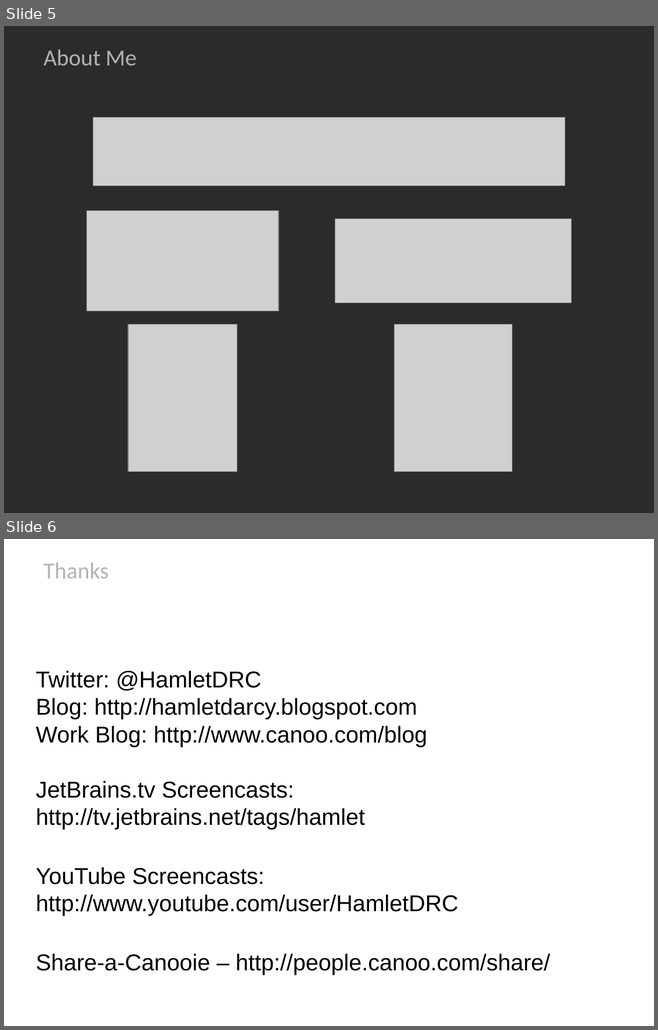
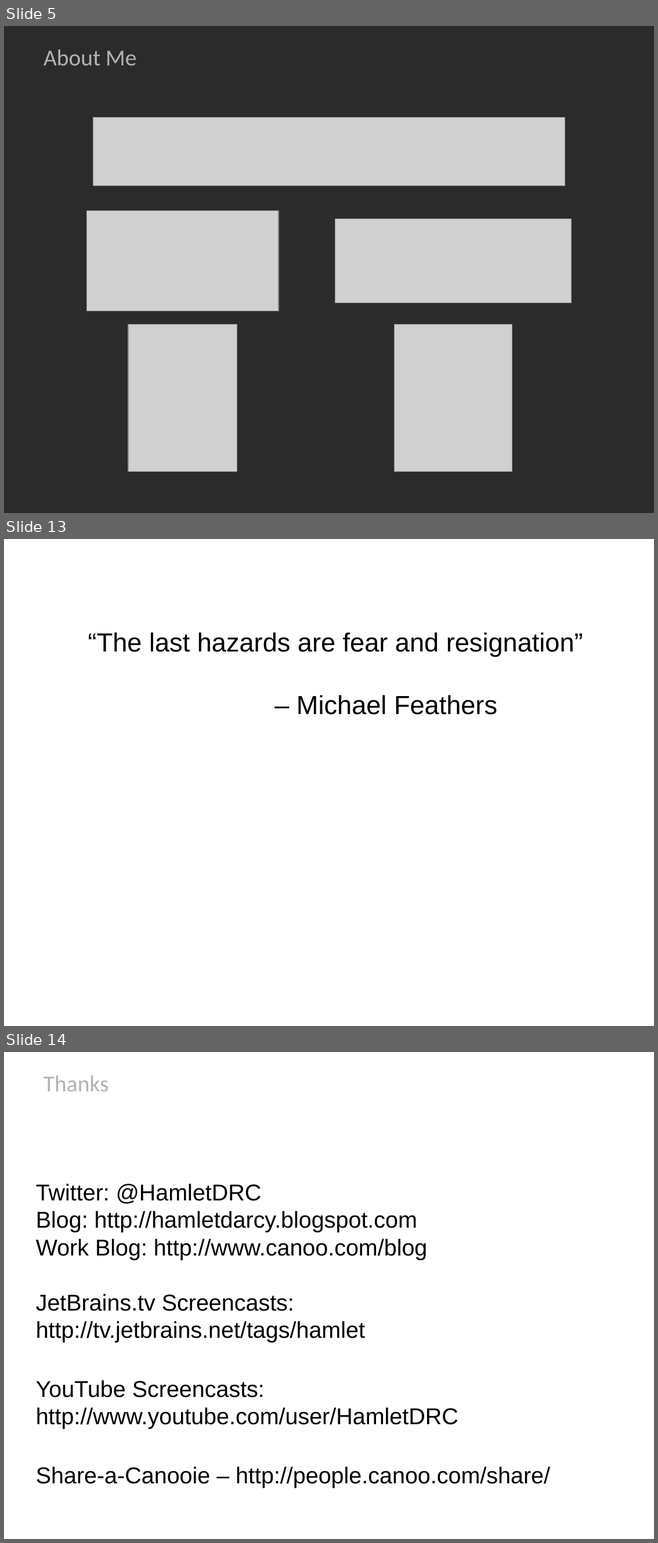
Before and after one commit to HamletDRC/presentations, a slide deck: newideasforoldcode/NewIdeasForOldCode_Confess2011.odp. Shown one above the other, each under a label of ours: slides 5 and 6 before the commit, slides 5, 13 and 14 after it; the slides between them are not shown. The pictures are 658x1030 and 658x1543 pixels, drawn with LibreOffice and Linux fonts; fonts in the diff are those of the drawing; grey boxes stand for pictures; background and template pictures are left out; a plain dark background stands for a picture behind light text. Boxes give left, top, right and bottom in pixels: in the first picture for what was removed or moved away, otherwise in the second. Text is boxed around its words. In the diff, an @@ line names an element or a change of style, - is before the commit and + after.

```diff
--- a/newideasforoldcode/NewIdeasForOldCode_Confess2011.odp
+++ b/newideasforoldcode/NewIdeasForOldCode_Confess2011.odp
@@ slide 13 added at (x1=4, y1=539, x2=654, y2=1026), background picture (left out) @@
@@ subtitle added at (x1=88, y1=632, x2=583, y2=715), 32 pt, text #000000 @@
+“The last hazards are fear and resignation”
+– Michael Feathers
@@ what was slide 6 is now slide 14 @@
```
Also in this commit, not shown: 7 other slides added, 1 other file.
